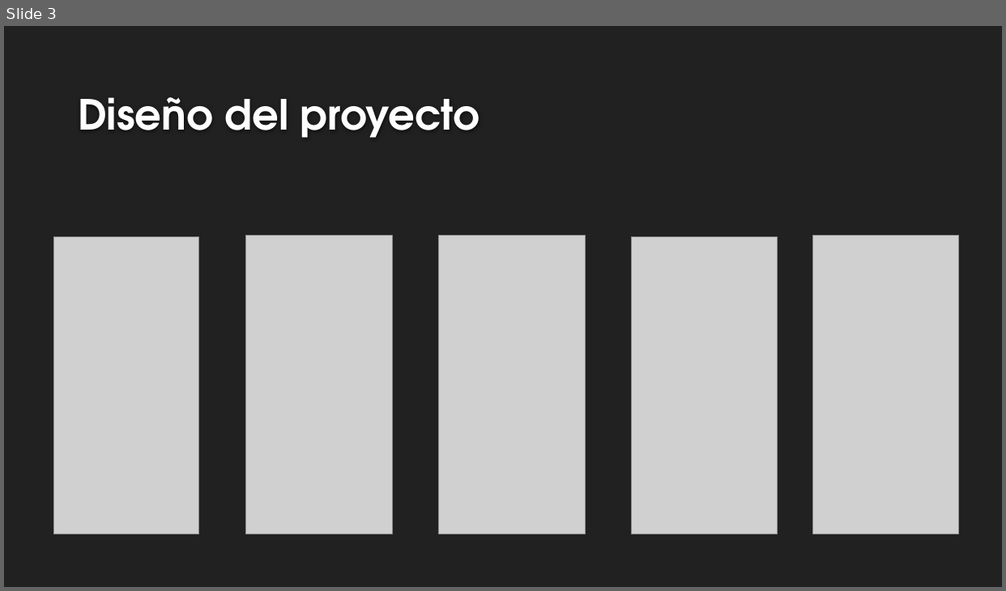
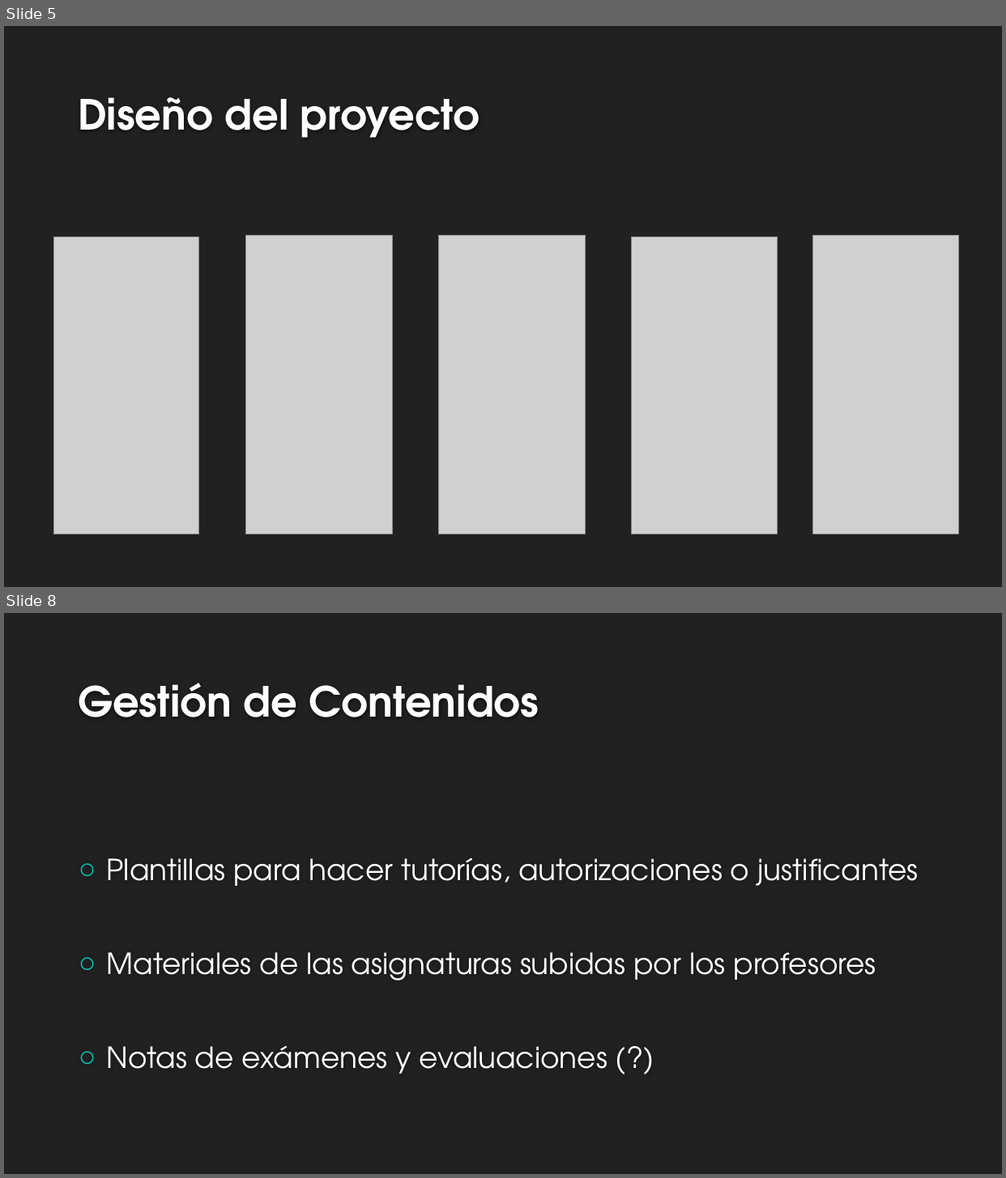
Before and after one commit to ABPMultimediaUA/SchoolApp, a slide deck: Desarrollo/SDM/MemoriaABP 16Ene/PresentaciónSDM.pptx. Shown one above the other, each under a label of ours: slide 3 before the commit, slides 5 and 8 after it; the slides between them are not shown. The pictures are 1006x591 and 1006x1178 pixels, drawn with LibreOffice and Linux fonts; fonts in the diff are those of the drawing; grey boxes stand for pictures; background and template pictures are left out. Boxes give left, top, right and bottom in pixels: in the first picture for what was removed or moved away, otherwise in the second. Text is boxed around its words. In the diff, an @@ line names an element or a change of style, - is before the commit and + after.

```diff
--- a/Desarrollo/SDM/MemoriaABP 16Ene/PresentaciónSDM.pptx
+++ b/Desarrollo/SDM/MemoriaABP 16Ene/PresentaciónSDM.pptx
@@ slide 8 added at bbox=[4, 613, 1002, 1174], background #212121 @@
@@ title added at bbox=[78, 683, 539, 717], 40 pt, text #FEFEFE, bold @@
+Gestión de Contenidos
@@ text added at bbox=[107, 858, 918, 1074], 28 pt, text #FFFFFF @@
+○ Plantillas para hacer tutorías, autorizaciones o justificantes
+○ Materiales de las asignaturas subidas por los profesores
+○ Notas de exámenes y evaluaciones (?)
@@ what was slide 3 is now slide 5 @@
```
Also in this commit, not shown: 4 slides changed, 8 other slides added, 2 slides removed, 1 other file.
